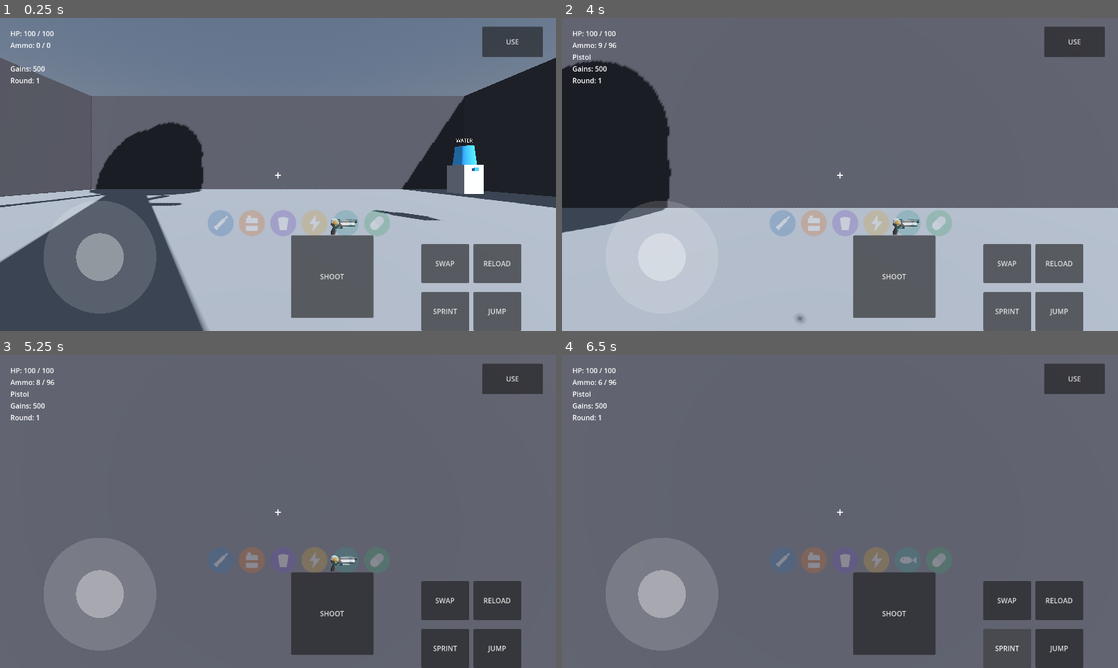
Above: before the commit, frames 1-4 (two rows, left to right).
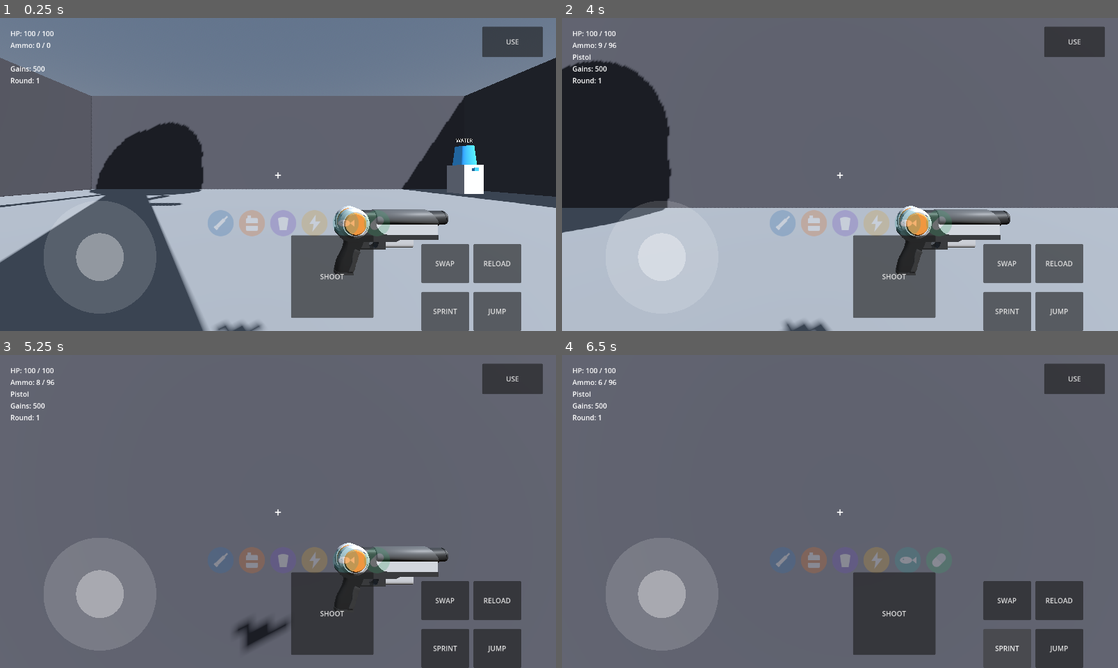
Above: after the commit, the same moments.

Repository: nateomach1-debug/jacked-undead
Game: Godot game, scene res://scenes/main/main.tscn
Two runs of this game, one before a commit and one after it. Both use one fixed random seed, a clock stepped at 60 frames per second and the inputs below.
Inputs (mouse positions are in pixels of both pictures, inside the frame that each line leads up to):
- Up to frame 1 (0.25 s): no input
- Up to frame 2 (4 s): click "SHOOT" at 0.5 s; click "JUMP" at 1.25 s; move the mouse to (867, 174) at 2.02 s; hold W (move_forward) from 2.03 s (still down); tap F (interact) at 2.1 s; tap Space (jump) at 2.27, 3.02 s; move the mouse to (812, 174) at 2.77 s; click (812, 174) at 2.85 s; move the mouse to (851, 168) at 3.52 s; hold Ctrl (sprint) from 3.53 s (still down)
- Up to frame 3 (5.25 s): keep holding W (move_forward); move the mouse to (272, 517) at 4.27 s; release Ctrl (sprint) at 4.28 s; tap F (interact) at 4.35 s; tap Space (jump) at 4.52 s; move the mouse to (316, 514) at 5.02 s; press the mouse at (316, 514) at 5.03 s
- Up to frame 4 (6.5 s): tap Space (jump) at 5.27 s; release W (move_forward) at 5.75 s; release the mouse at (878, 514) at 5.75 s; click "SPRINT" at 5.75 s

The runs differ from the first frame. In frame 1, 2.5% of the frame differs, in the area x 38-81%, y 60-100%; in frame 2, 2.6%, in the area x 39-81%, y 60-100%; in frame 3, 2.3%; in frame 4, nothing differs.

Commit message:
Adjust WeaponMount transform parameters

Diff:
--- a/scenes/player/player.tscn
+++ b/scenes/player/player.tscn
@@ -32,4 +32,4 @@
 target_position = Vector3(0, 0, -60)
 
 [node name="WeaponMount" type="Node3D" parent="Camera3D"]
-transform = Transform3D(0.15, 0, 0, 0, 0.15, 0, 0, 0, 0.15, 0.3, -0.3, -1.0)
+transform = Transform3D(0.5, 0, 0, 0, 0.5, 0, 0, 0, 0.5, 0.3, -0.35, -0.8)
